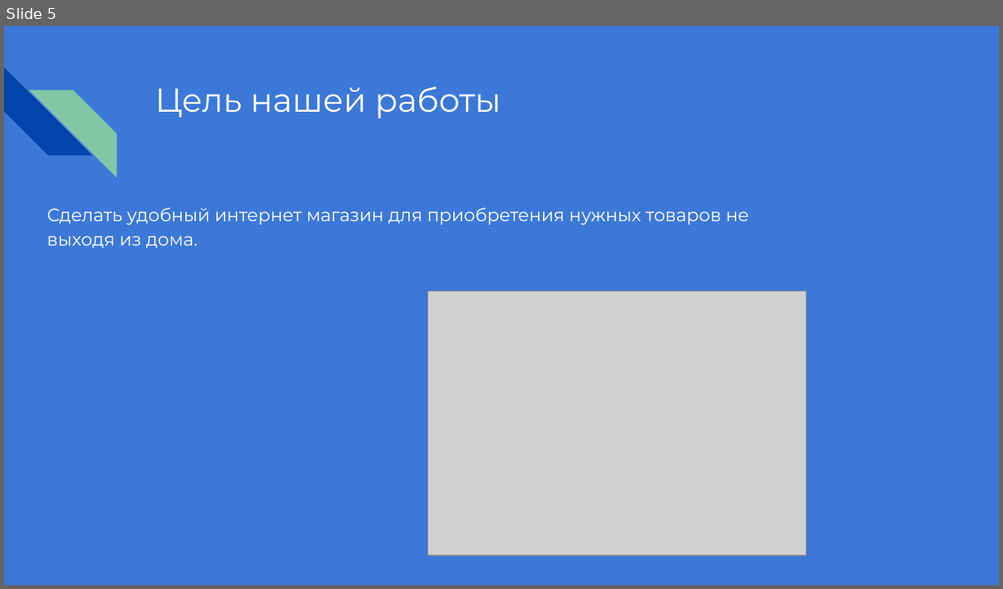
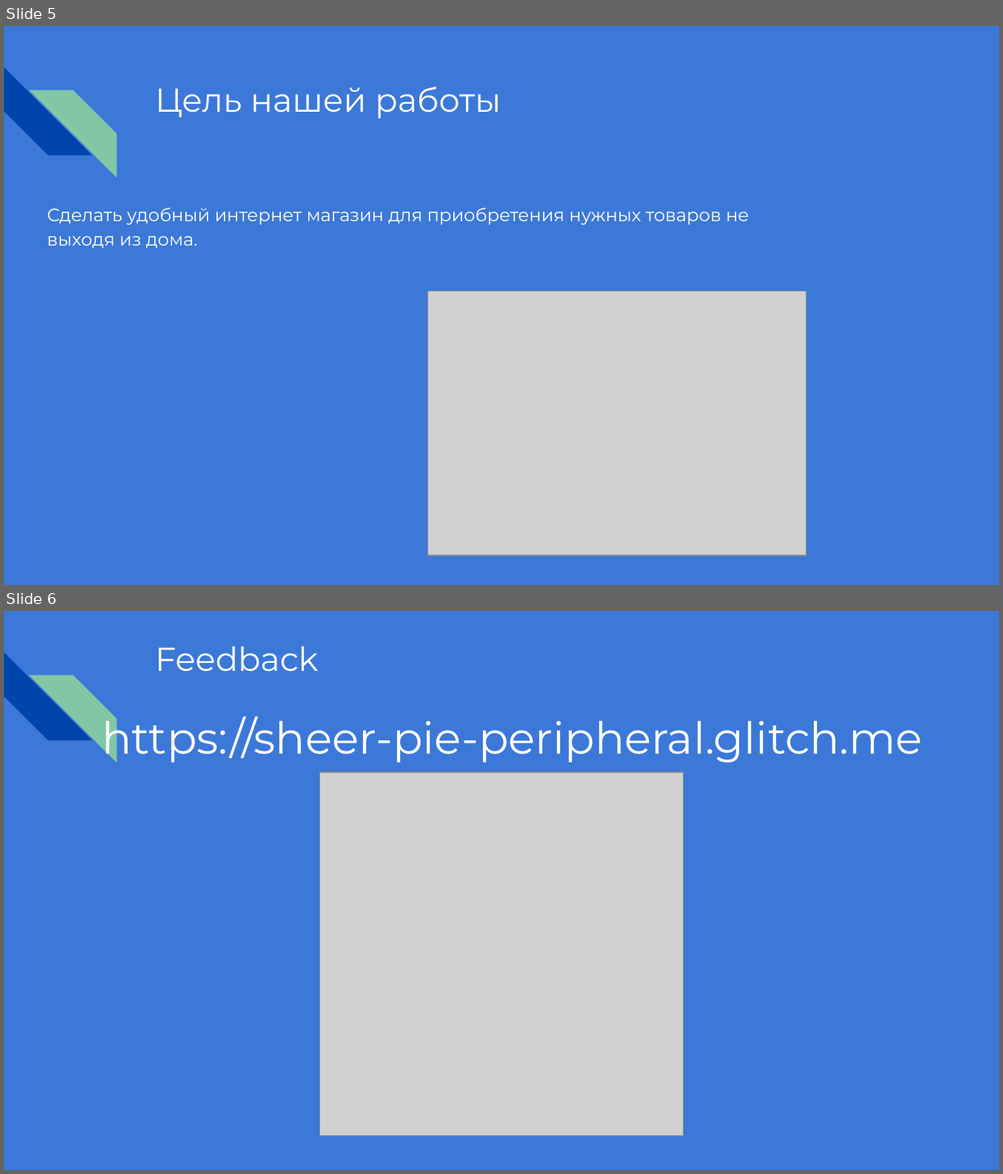
Before and after one commit to Bekoshka/ShopApp, a slide deck: Интернет магазин.pptx. Shown one above the other, each under a label of ours: slide 5 before the commit, slides 5 and 6 after it. The pictures are 1003x589 and 1003x1174 pixels, drawn with LibreOffice and Linux fonts; fonts in the diff are those of the drawing; grey boxes stand for pictures. Boxes give left, top, right and bottom in pixels: in the first picture for what was removed or moved away, otherwise in the second. Text is boxed around its words. In the diff, an @@ line names an element or a change of style, - is before the commit and + after.

```diff
--- a/Интернет магазин.pptx
+++ b/Интернет магазин.pptx
@@ slide 6 added at (4,611,999,1170), background #3C78D8; not listed: 2 template elements that a slide beside it also shows @@
@@ title added at (155,646,318,671), 24 pt, text #FFFFFF @@
+Feedback
@@ text added at (102,711,922,763), 32 pt, text #FFFFFF @@
+https://sheer-pie-peripheral.glitch.me
@@ picture added at (319,772,683,1136) @@
```
Also in this commit, not shown: 2 slides changed, 6 other files.
